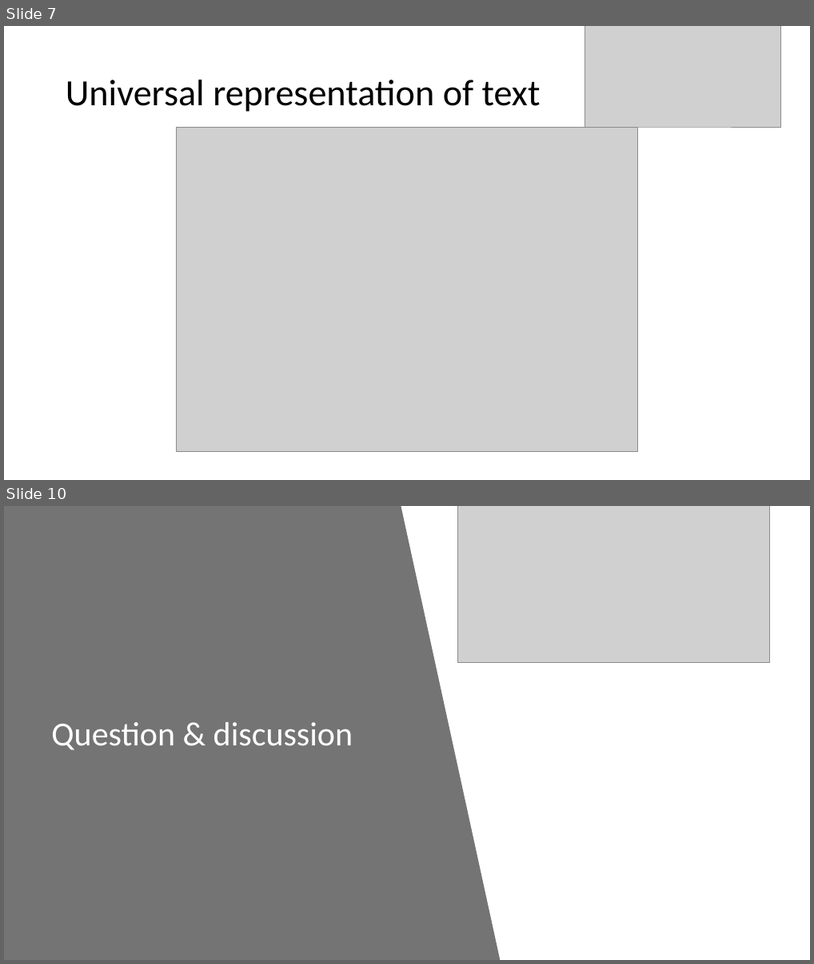
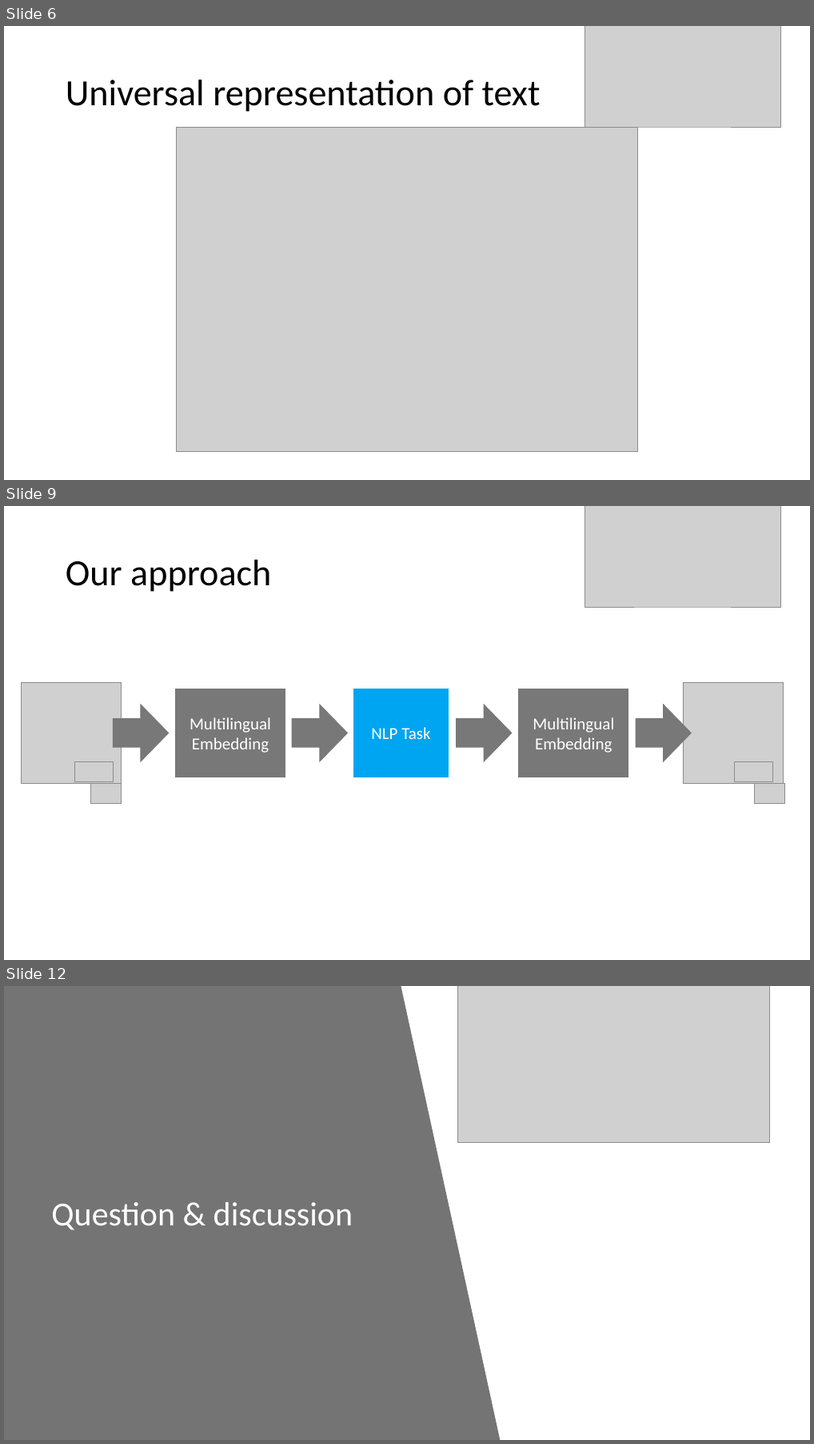
Before and after one commit to markusul/datathon_significant, a slide deck: Datathon_Microsoft.pptx. Shown one above the other, each under a label of ours: slides 7 and 10 before the commit, slides 6, 9 and 12 after it; the slides between them are not shown. The pictures are 814x964 and 814x1444 pixels, drawn with LibreOffice and Linux fonts; fonts in the diff are those of the drawing; grey boxes stand for pictures. Boxes give left, top, right and bottom in pixels: in the first picture for what was removed or moved away, otherwise in the second. Text is boxed around its words. In the diff, an @@ line names an element or a change of style, - is before the commit and + after.

```diff
--- a/Datathon_Microsoft.pptx
+++ b/Datathon_Microsoft.pptx
@@ slide 9 added at (4, 506, 810, 960), background #FFFFFF @@
@@ picture added at (585, 506, 781, 607) @@
@@ title added at (66, 560, 271, 592), 44 pt, text #000000 @@
+Our approach
@@ picture added at (21, 683, 122, 783) @@
@@ rectangle added at (176, 689, 286, 777), fill #787878, outline #787878 1 pt, 20 pt, text #FFFFFF @@
+Multilingual Embedding
@@ rectangle added at (354, 689, 448, 777), fill #00A5F2, outline #00A5F2 1 pt, 20 pt, text #FFFFFF @@
+NLP Task
@@ rectangle added at (519, 689, 629, 777), fill #787878, outline #787878 1 pt, 20 pt, text #FFFFFF @@
+Multilingual Embedding
@@ picture added at (683, 683, 784, 783) @@
@@ right arrow added at (113, 704, 168, 761), fill #787878, outline #787878 1 pt @@
@@ right arrow added at (293, 704, 348, 761), fill #787878, outline #787878 1 pt @@
@@ right arrow added at (457, 704, 511, 761), fill #787878, outline #787878 1 pt @@
@@ right arrow added at (636, 704, 691, 761), fill #787878, outline #787878 1 pt @@
@@ picture added at (74, 761, 113, 781) @@
@@ picture added at (734, 761, 773, 781) @@
@@ picture added at (91, 783, 122, 803) @@
@@ picture added at (755, 783, 786, 803) @@
@@ what was slide 7 is now slide 6 @@
@@ what was slide 10 is now slide 12 @@
```
Also in this commit, not shown: 4 slides changed, 1 other slide added.
